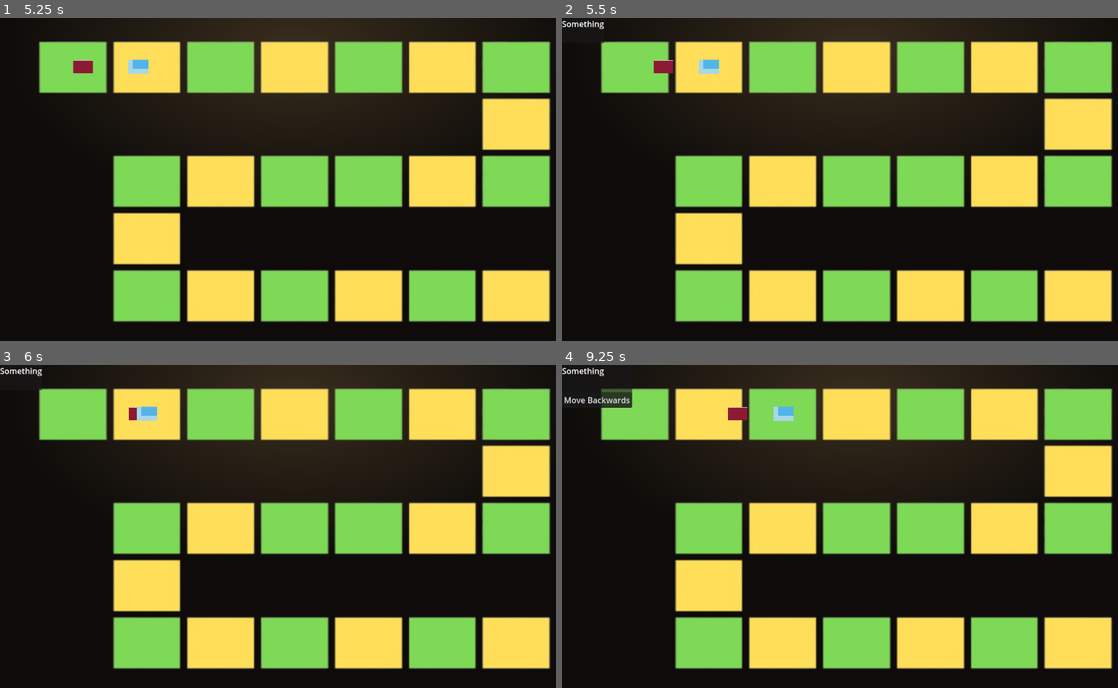
Above: before the commit, frames 1-4 (two rows, left to right).
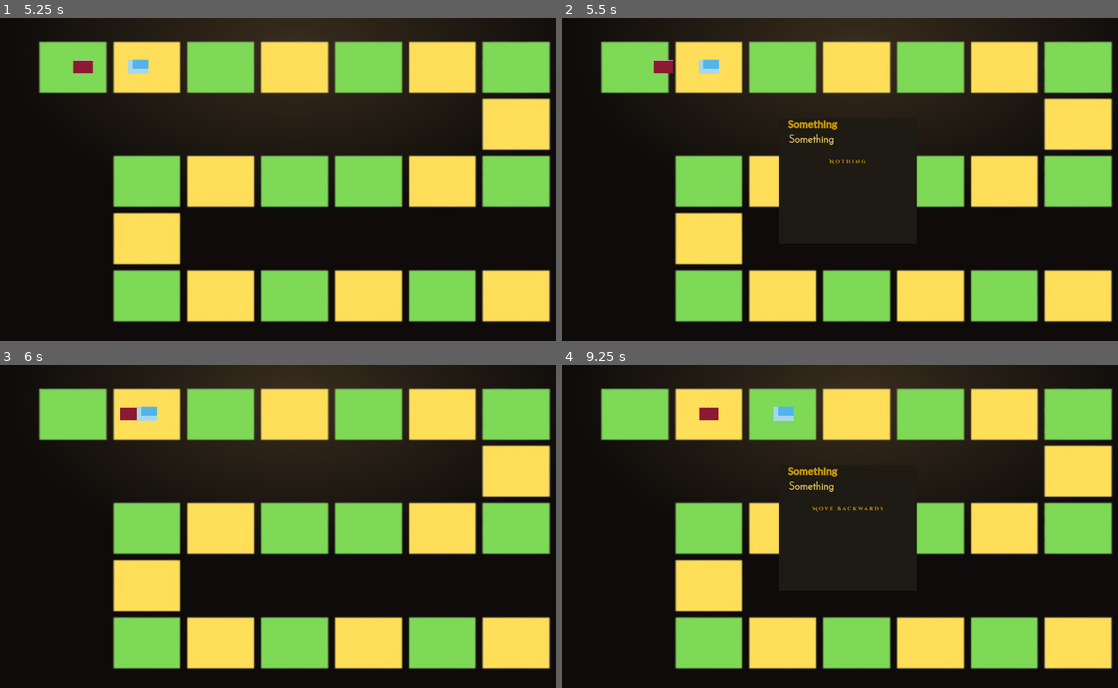
Above: after the commit, the same moments.

Repository: PGarg111/Anthem_project
Game: Godot game, scene res://Main Menu/main.tscn
Two runs of this game, one before a commit and one after it. Both use one fixed random seed, a clock stepped at 60 frames per second and the inputs below.
Inputs (mouse positions are in pixels of both pictures, inside the frame that each line leads up to):
- Up to frame 1 (5.25 s): click "Start" at 0.5 s; tap Enter at 1.25, 2.75, 4.25 s; hold Right 1.28-2.03 s; tap 1 (player1) at 1.35, 4.35 s; tap Space at 2, 3.5 s; hold Down 2.03-2.78 s; tap 2 (player2) at 2.1, 5.1 s; hold Right 2.78-3.53 s; tap Alt at 2.85 s; hold Up 3.53-4.28 s; tap Shift at 3.6 s; hold Left from 4.28 s (still down)
- Up to frame 2 (5.5 s): keep holding Left
- Up to frame 3 (6 s): release Left at 5.75 s; click (283, 510) at 5.75 s, where only the run after the commit has a clickable "Nothing"
- Up to frame 4 (9.25 s): hold Down 6.53-7.28 s; tap Alt at 6.6 s; tap Space at 7.25 s; hold Right 7.28-8.03 s; tap Shift at 7.35 s; hold Up 8.03-8.78 s; tap 1 (player1) at 8.1 s; hold Right from 8.78 s (still down); tap 2 (player2) at 8.85 s

Frame 1 is identical in both runs. In frame 2, 4.1% of the frame differs, in the area x 0-64%, y 0-59%; in frame 3, 0.2%; in frame 4, 4.8%.

Commit message:
edited the popup to match the theme

Diff:
--- a/anthem_project/Main.gd
+++ b/anthem_project/Main.gd
@@ -11,14 +11,14 @@
 var number_of_spaces : int
 
 var space_data = {
-	"SpotOne": {"title": "Something", "desc": "Something", "action": "", "move": 0},
-	"SpotTwo": {"title": "Something", "desc": "Something", "action": "Move Backwards", "move": -1},
-	"SpotThree": {"title": "Something", "desc": "Something", "action": "", "move": 0},
-	"SpotFour": {"title": "Something", "desc": "Something", "action": "", "move": 0},
-	"SpotFive": {"title": "Something", "desc": "Something", "action": "", "move": 0},
-	"SpotSix": {"title": "Something", "desc": "Something", "action": "", "move": 0},
-	"SpotSeven": {"title": "Something", "desc": "Something", "action": "", "move": 0},
-	"SpotEight": {"title": "Something", "desc": "Something", "action": "", "move": 0}
+	"SpotOne": {"title": "    Something", "description": "   Something", "action": "Nothing", "move": 0},
+	"SpotTwo": {"title": "    Something", "description": "   Something", "action": "Move Backwards", "move": -1},
+	"SpotThree": {"title": "    Something", "description": "   Something", "action": "Nothing", "move": 0},
+	"SpotFour": {"title": "    Something", "description": "   Something", "action": "Nothing", "move": 0},
+	"SpotFive": {"title": "   Something", "description": "   Something", "action": "Nothing", "move": 0},
+	"SpotSix": {"title": "    Something", "description": "   Something", "action": "Nothing", "move": 0},
+	"SpotSeven": {"title": "    Something", "description": "   Something", "action": "Nothing", "move": 0},
+	"SpotEight": {"title": "    Something", "description": "   Something", "action": "Nothing", "move": 0}
 }
 
 func _ready():
@@ -60,7 +60,7 @@
 	var spot_name = game_spaces[space_index].name
 	if space_data.has(spot_name):
 		var data = space_data[spot_name]
-		popup.show_popup(data["title"], data["desc"], data["action"])
+		popup.show_popup(data["title"], data["description"], data["action"])
 
 func _on_popup_action():
 	var index = get_current_index()
--- a/anthem_project/space_popup.gd
+++ b/anthem_project/space_popup.gd
@@ -7,8 +7,9 @@
 @onready var action_button = $PanelContainer/VBoxContainer/Button
 
 func show_popup(title: String, description: String, action_text: String = ""):
+	print("title: ", title, " description: ", description)
 	title_label.text = title
-	description_label = description
+	description_label.text = description
 	if action_text != "":
 		action_button.text = action_text
 		action_button.visible = true
--- a/anthem_project/space_popup.tscn
+++ b/anthem_project/space_popup.tscn
@@ -1,23 +1,92 @@
-[gd_scene load_steps=2 format=3 uid="uid://dago4rjwdn8c4"]
+[gd_scene load_steps=11 format=3 uid="uid://dago4rjwdn8c4"]
 
 [ext_resource type="Script" uid="uid://losdx4r173b3" path="res://space_popup.gd" id="1_jd27a"]
+[ext_resource type="FontFile" uid="uid://dn1ia1w7hcdbo" path="res://Assests/Lato-Regular.ttf" id="2_mnffx"]
+[ext_resource type="FontFile" uid="uid://b4f6wbb36mjp6" path="res://Assests/JosefinSans-VariableFont_wght.ttf" id="3_ch3ba"]
+[ext_resource type="FontFile" uid="uid://wfavt178s5xk" path="res://Assests/CinzelDecorative-Bold.ttf" id="4_ch3ba"]
+
+[sub_resource type="StyleBoxFlat" id="StyleBoxFlat_nv3xc"]
+bg_color = Color(0.117647, 0.101961, 0.0784314, 1)
+
+[sub_resource type="FontVariation" id="FontVariation_nv3xc"]
+base_font = ExtResource("2_mnffx")
+variation_embolden = 1.38
+
+[sub_resource type="FontVariation" id="FontVariation_ch3ba"]
+base_font = ExtResource("3_ch3ba")
+variation_embolden = 1.15
+spacing_top = 5
+
+[sub_resource type="FontVariation" id="FontVariation_2nxso"]
+base_font = ExtResource("4_ch3ba")
+variation_embolden = 0.25
+spacing_glyph = 3
+spacing_space = 3
+spacing_top = 7
+spacing_bottom = 7
+
+[sub_resource type="StyleBoxFlat" id="StyleBoxFlat_txq3l"]
+bg_color = Color(0.117647, 0.101961, 0.0784314, 1)
+border_width_left = 1
+border_width_top = 1
+border_width_right = 1
+border_width_bottom = 1
+border_color = Color(0.360784, 0.270588, 0.0627451, 1)
+corner_radius_top_left = 5
+corner_radius_top_right = 5
+corner_radius_bottom_right = 5
+corner_radius_bottom_left = 5
+
+[sub_resource type="StyleBoxFlat" id="StyleBoxFlat_wyd5f"]
+bg_color = Color(0.117647, 0.101961, 0.0784314, 1)
+corner_radius_top_left = 5
+corner_radius_top_right = 5
+corner_radius_bottom_right = 5
+corner_radius_bottom_left = 5
 
 [node name="Space Popup" type="CanvasLayer"]
 script = ExtResource("1_jd27a")
 
 [node name="PanelContainer" type="PanelContainer" parent="."]
-offset_right = 40.0
-offset_bottom = 50.0
+custom_minimum_size = Vector2(0, 250)
+anchors_preset = 8
+anchor_left = 0.5
+anchor_top = 0.5
+anchor_right = 0.5
+anchor_bottom = 0.5
+offset_left = -146.0
+offset_top = -94.0
+offset_right = 127.0
+offset_bottom = 94.0
+grow_horizontal = 2
+grow_vertical = 2
+theme_override_styles/panel = SubResource("StyleBoxFlat_nv3xc")
 
 [node name="VBoxContainer" type="VBoxContainer" parent="PanelContainer"]
+custom_minimum_size = Vector2(0, 200)
 layout_mode = 2
 
 [node name="Label" type="Label" parent="PanelContainer/VBoxContainer"]
 layout_mode = 2
+theme_override_colors/font_color = Color(0.784314, 0.588235, 0.0392157, 1)
+theme_override_fonts/font = SubResource("FontVariation_nv3xc")
+theme_override_font_sizes/font_size = 20
+text = "        "
 
 [node name="Label2" type="Label" parent="PanelContainer/VBoxContainer"]
+z_index = 3
+custom_minimum_size = Vector2(0, 40)
 layout_mode = 2
+theme_override_colors/font_color = Color(0.960784, 0.815686, 0.376471, 1)
+theme_override_fonts/font = SubResource("FontVariation_ch3ba")
+theme_override_font_sizes/font_size = 20
 
 [node name="Button" type="Button" parent="PanelContainer/VBoxContainer"]
 visible = false
 layout_mode = 2
+theme_override_colors/font_hover_color = Color(0.960784, 0.815686, 0.376471, 1)
+theme_override_colors/font_color = Color(0.784314, 0.588235, 0.0392157, 1)
+theme_override_fonts/font = SubResource("FontVariation_2nxso")
+theme_override_font_sizes/font_size = 10
+theme_override_styles/hover = SubResource("StyleBoxFlat_txq3l")
+theme_override_styles/normal = SubResource("StyleBoxFlat_wyd5f")
